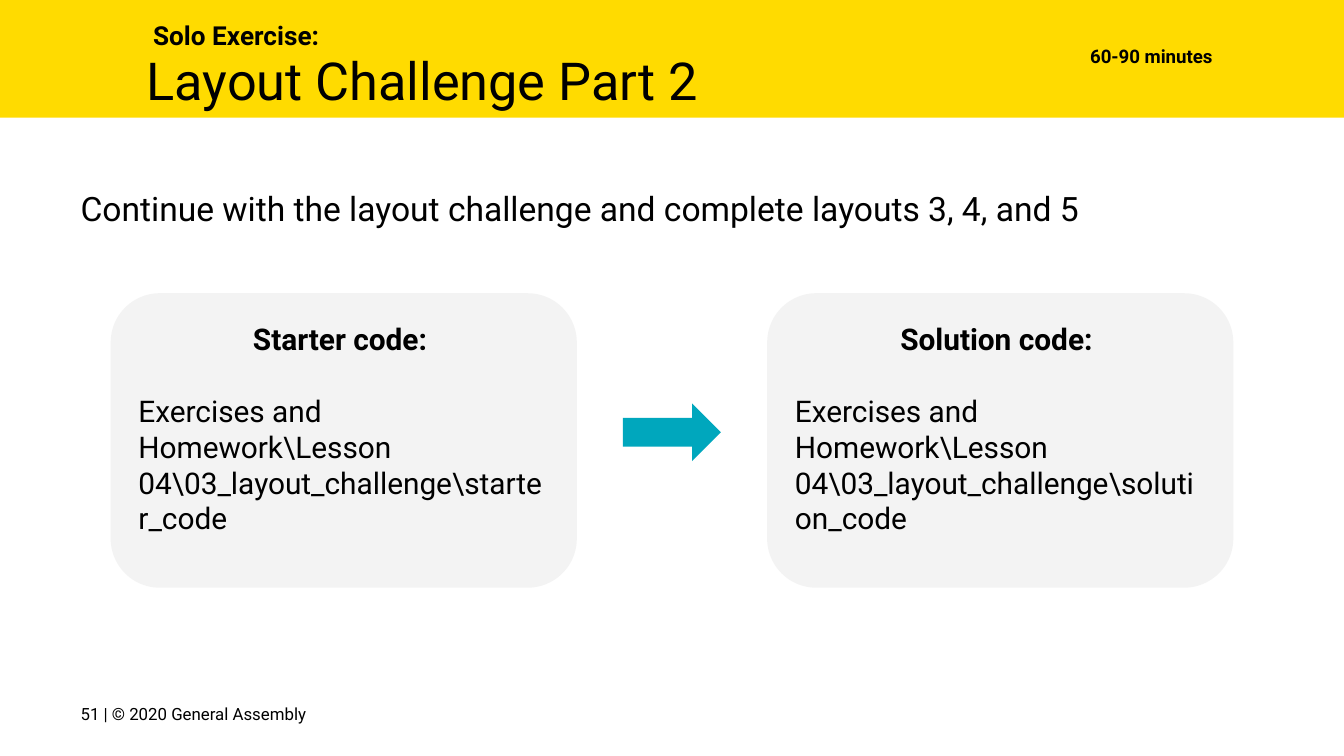
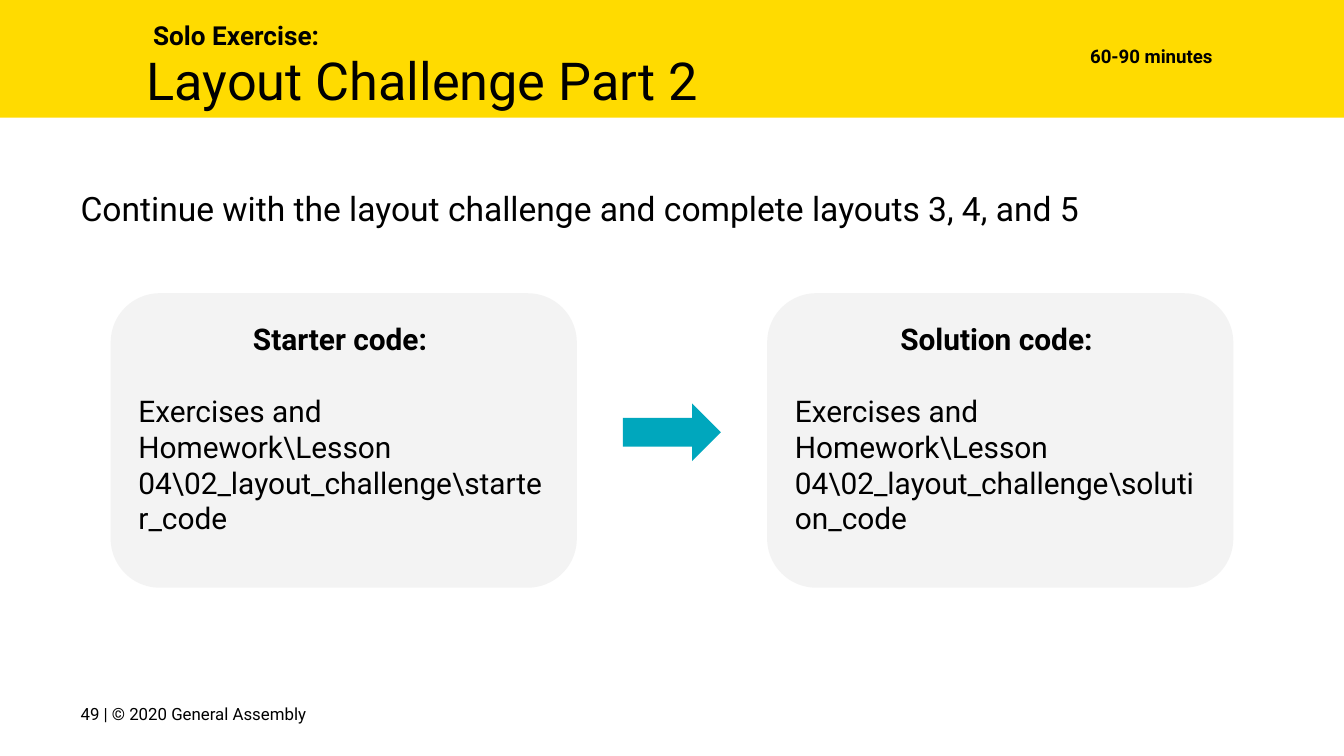
Before and after one commit to FEWD-1-17/curriculum, a slide deck: slide 49 of Lesson Decks/04 Flexbox - FEWD 3.2.pptx (slide 51 before the commit). Drawn at 1344x756 pixels with LibreOffice and Linux fonts; fonts in the diff are those of the drawing; background and template pictures are left out. Boxes give left, top, right and bottom in pixels: in the first picture for what was removed or moved away, otherwise in the second. Text is boxed around its words. In the diff, an @@ line names an element or a change of style, - is before the commit and + after.

Commit message:
Updated Lesson 04

```diff
--- a/Lesson Decks/04 Flexbox - FEWD 3.2.pptx
+++ b/Lesson Decks/04 Flexbox - FEWD 3.2.pptx
@@ text in rounded rectangle at [138,399,541,532]: text changed @@
-Exercises and Homework\Lesson 04\03_layout_challenge\starter_code
+Exercises and Homework\Lesson 04\02_layout_challenge\starter_code
@@ text in rounded rectangle at [795,399,1194,532]: text changed @@
-Exercises and Homework\Lesson 04\03_layout_challenge\solution_code
+Exercises and Homework\Lesson 04\02_layout_challenge\solution_code
@@ text at [81,707,307,724]: text changed @@
-51 | © 2020 General Assembly
+49 | © 2020 General Assembly
```
Also in this commit, not shown: 2 other slides changed, 2 slides removed, 42 other files.
